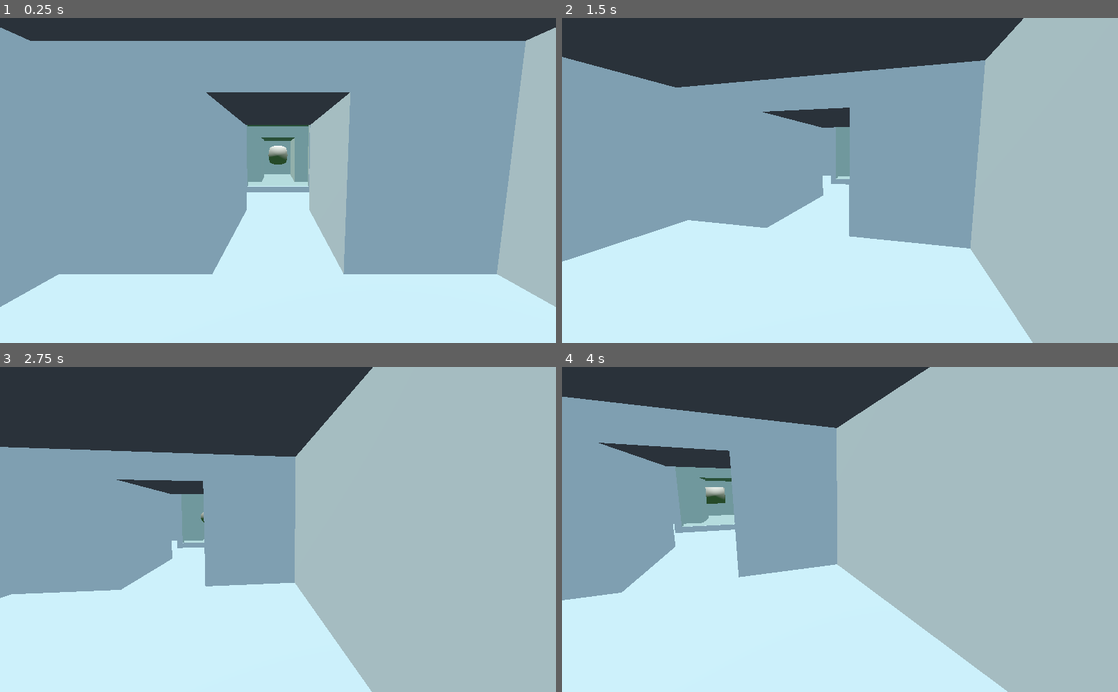
Above: before the commit, frames 1-4 (two rows, left to right).
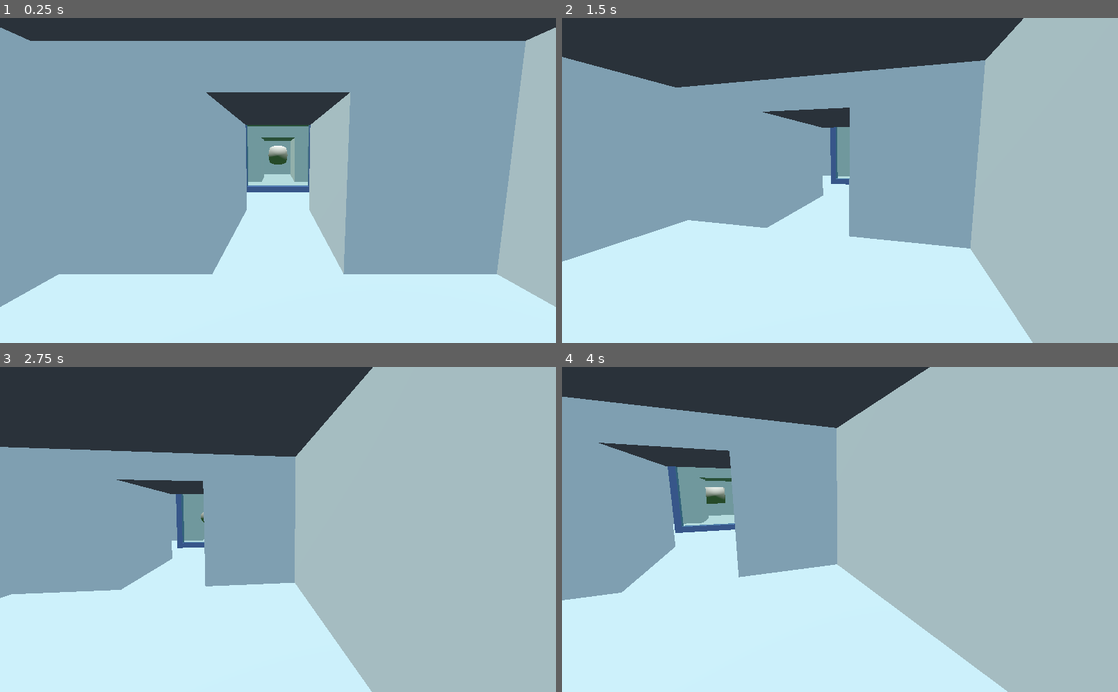
Above: after the commit, the same moments.

Repository: Eptwalabha/raymarching-godot
Game: Godot game, scene res://scene/Demo.tscn
Same seed, same stepped clock (60 frames per second), same inputs: the game is played once before the commit and once after it.
Inputs (mouse positions are in pixels of both pictures, inside the frame that each line leads up to):
- Up to frame 1 (0.25 s): no input
- Up to frame 2 (1.5 s): tap Enter at 0.5 s; move the mouse to (867, 180) at 0.52 s; hold I (move_right) 0.53-1.28 s; move the mouse to (812, 180) at 1.27 s; hold U (move_backward) from 1.28 s (still down)
- Up to frame 3 (2.75 s): move the mouse to (289, 523) at 2.02 s; release U (move_backward) at 2.03 s; hold I (move_right) from 2.03 s (still down)
- Up to frame 4 (4 s): move the mouse to (834, 536) at 2.77 s; move the mouse to (878, 532) at 3.52 s; release I (move_right) at 3.53 s; hold A (move_left) from 3.53 s (still down)

The runs differ from the first frame. In frame 1, 0.4% of the frame differs, in the area x 44-56%, y 32-54%; in frame 2, 0.2%; in frame 3, 0.3%; in frame 4, 0.5%, in the area x 19-32%, y 30-52%.

Commit message:
improve aesthetic + fix corridor's shader

Diff:
--- /dev/null
+++ b/materials/Frame.tres
@@ -0,0 +1,4 @@
+[gd_resource type="SpatialMaterial" format=2]
+
+[resource]
+albedo_color = Color( 0.447059, 0.545098, 0.776471, 1 )
--- a/scene/Demo.tscn
+++ b/scene/Demo.tscn
@@ -102,13 +102,13 @@
 material/0 = ExtResource( 7 )
 
 [node name="FloatingCubeLocal" parent="Level/CSGCombiner/CSGCombiner/room4" instance=ExtResource( 9 )]
-transform = Transform( 1, 0, 0, 0, 1, 0, 0, 0, 1, 1.361, -1, -1.3 )
+transform = Transform( 1, 0, 0, 0, 1, 0, 0, 0, 1, 1.361, -1.25, -1.3 )
 
 [node name="Cube" parent="Level/CSGCombiner/CSGCombiner/room4/FloatingCubeLocal/Pedestal" index="0"]
 material/0 = ExtResource( 8 )
 
 [node name="FloatingCubeWorld" parent="Level/CSGCombiner/CSGCombiner/room4" instance=ExtResource( 9 )]
-transform = Transform( 1, 0, 0, 0, 1, 0, 0, 0, 1, 1.361, -1, 1.3 )
+transform = Transform( 1, 0, 0, 0, 1, 0, 0, 0, 1, 1.361, -1.25, 1.3 )
 
 [node name="Cube" parent="Level/CSGCombiner/CSGCombiner/room4/FloatingCubeWorld/Pedestal" index="0"]
 material/0 = ExtResource( 7 )
--- a/scene/prop/FloatingCube.tscn
+++ b/scene/prop/FloatingCube.tscn
@@ -1,18 +1,17 @@
 [gd_scene load_steps=6 format=2]
 
-[sub_resource type="SpatialMaterial" id=1]
-albedo_color = Color( 0.388235, 0.388235, 0.388235, 1 )
+[ext_resource path="res://materials/Frame.tres" type="Material" id=1]
 
-[sub_resource type="CylinderMesh" id=2]
-material = SubResource( 1 )
+[sub_resource type="CylinderMesh" id=1]
+material = ExtResource( 1 )
 top_radius = 0.1
 bottom_radius = 0.2
 height = 0.3
 
-[sub_resource type="CubeMesh" id=3]
+[sub_resource type="CubeMesh" id=2]
 size = Vector3( 0.5, 0.5, 0.5 )
 
-[sub_resource type="CylinderShape" id=5]
+[sub_resource type="CylinderShape" id=3]
 radius = 0.5
 height = 1.5
 
@@ -49,19 +48,19 @@
 
 [node name="Pedestal" type="MeshInstance" parent="."]
 transform = Transform( 1, 0, 0, 0, 1, 0, 0, 0, 1, 0, 0.15, 0 )
-mesh = SubResource( 2 )
+mesh = SubResource( 1 )
 material/0 = null
 
 [node name="Cube" type="MeshInstance" parent="Pedestal"]
 transform = Transform( 0.29305, 0.508629, 0.809579, 0.579228, 0.579228, -0.573576, -0.760668, 0.637017, -0.124869, 0, 0.890194, 0 )
-mesh = SubResource( 3 )
+mesh = SubResource( 2 )
 material/0 = null
 
 [node name="StaticBody" type="StaticBody" parent="."]
 
 [node name="CollisionShape" type="CollisionShape" parent="StaticBody"]
 transform = Transform( 1, 0, 0, 0, 1, 0, 0, 0, 1, 0, 0.75, 0 )
-shape = SubResource( 5 )
+shape = SubResource( 3 )
 
 [node name="AnimationPlayer" type="AnimationPlayer" parent="."]
 autoplay = "move"
--- a/scene/prop/Portal.tscn
+++ b/scene/prop/Portal.tscn
@@ -1,6 +1,7 @@
-[gd_scene load_steps=6 format=2]
+[gd_scene load_steps=7 format=2]
 
 [ext_resource path="res://materials/RMFristRoom.tres" type="Material" id=1]
+[ext_resource path="res://materials/Frame.tres" type="Material" id=2]
 
 [sub_resource type="QuadMesh" id=1]
 size = Vector2( 2, 2 )
@@ -23,12 +24,14 @@
 width = 2.5
 height = 2.5
 depth = 0.3
+material = ExtResource( 2 )
 
 [node name="CSGBox3" type="CSGBox" parent="CSGBox"]
 operation = 2
 width = 2.1
 height = 2.1
 depth = 0.4
+material = ExtResource( 2 )
 
 [node name="MeshInstance2" type="MeshInstance" parent="."]
 transform = Transform( 1, 0, 0, 0, 1, 0, 0, 0, 1, 0, 0, 0.05 )
--- a/scene/prop/ShowRoom.tscn
+++ b/scene/prop/ShowRoom.tscn
@@ -1,9 +1,10 @@
-[gd_scene load_steps=7 format=2]
+[gd_scene load_steps=8 format=2]
 
 [ext_resource path="res://materials/RMFristRoom.tres" type="Material" id=1]
 [ext_resource path="res://materials/RMMetaballs.tres" type="Material" id=2]
 [ext_resource path="res://materials/RMKey.tres" type="Material" id=3]
 [ext_resource path="res://materials/RMWorldSpace.tres" type="Material" id=4]
+[ext_resource path="res://materials/Frame.tres" type="Material" id=5]
 
 [sub_resource type="BoxShape" id=1]
 extents = Vector3( 0.8, 1, 0.8 )
@@ -18,12 +19,14 @@
 width = 1.6
 height = 2.1
 depth = 1.6
+material = ExtResource( 5 )
 
 [node name="CSGBox2" type="CSGBox" parent="CSGBox"]
 operation = 2
 width = 1.2
 height = 1.8
 depth = 2.5
+material = ExtResource( 5 )
 
 [node name="CSGBox3" type="CSGBox" parent="CSGBox"]
 transform = Transform( -4.37114e-08, 0, -1, 0, 1, 0, 1, 0, -4.37114e-08, 0, 0, 0 )
@@ -31,6 +34,7 @@
 width = 1.2
 height = 1.8
 depth = 2.5
+material = ExtResource( 5 )
 
 [node name="StaticBody" type="StaticBody" parent="CSGBox"]
 
--- a/scene/prop/Slider.tscn
+++ b/scene/prop/Slider.tscn
@@ -1,4 +1,6 @@
-[gd_scene load_steps=3 format=2]
+[gd_scene load_steps=4 format=2]
+
+[ext_resource path="res://materials/Frame.tres" type="Material" id=1]
 
 [sub_resource type="QuadMesh" id=1]
 size = Vector2( 1, 1.8 )
@@ -26,12 +28,14 @@
 transform = Transform( -4.37114e-08, 0, -1, 0, 1, 0, 1, 0, -4.37114e-08, -1.8, 1, 0 )
 width = 0.1
 depth = 1.2
+material = ExtResource( 1 )
 
 [node name="CSGBox2" type="CSGBox" parent="CSGBox"]
 operation = 2
 width = 0.3
 height = 1.8
 depth = 1.0
+material = ExtResource( 1 )
 
 [node name="MeshInstance" type="MeshInstance" parent="CSGBox"]
 transform = Transform( -4.37114e-08, 0, 1, 0, 1, 0, -1, 0, -4.37114e-08, 0, 0, 0 )
--- a/shaders/RMCorridor.shader
+++ b/shaders/RMCorridor.shader
@@ -22,7 +22,7 @@
 }
 
 float GetDist(vec3 p, float time) {
-	return sdInfiniSphere(p - vec3(0., time, 6.), vec3(6.), .4);
+	return sdInfiniSphere(p - vec3(0., time, 3.), vec3(6.), .4);
 }
 
 vec3 GetNormal(vec3 p) {
